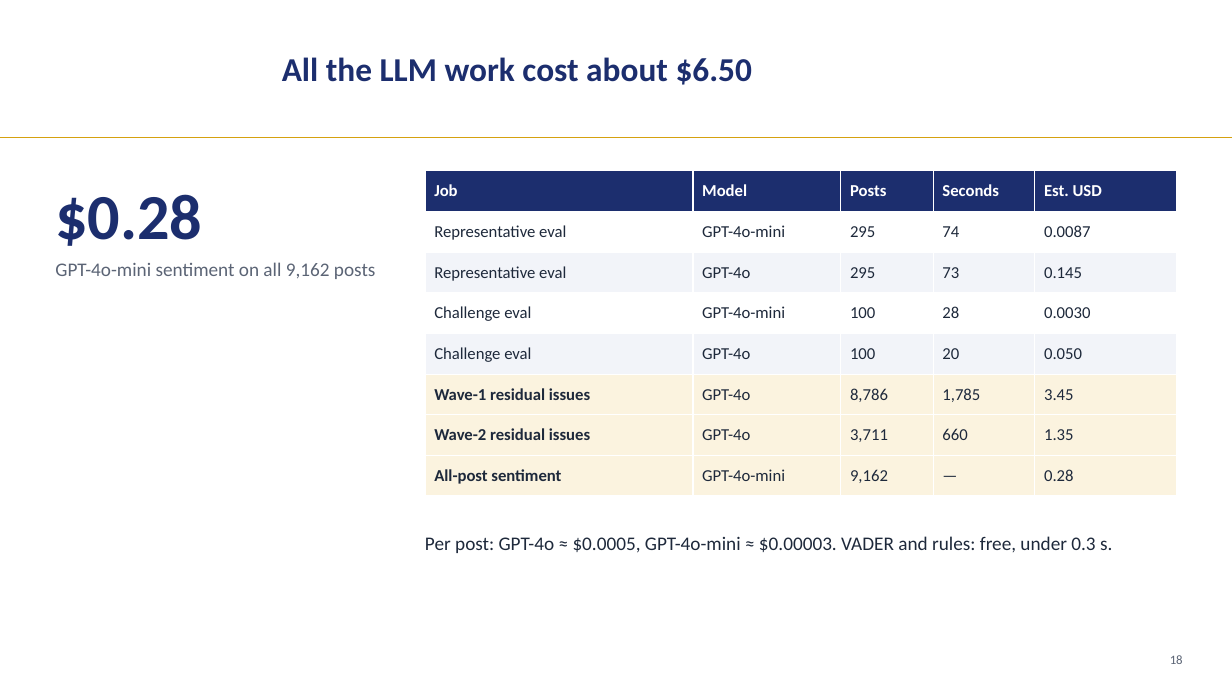
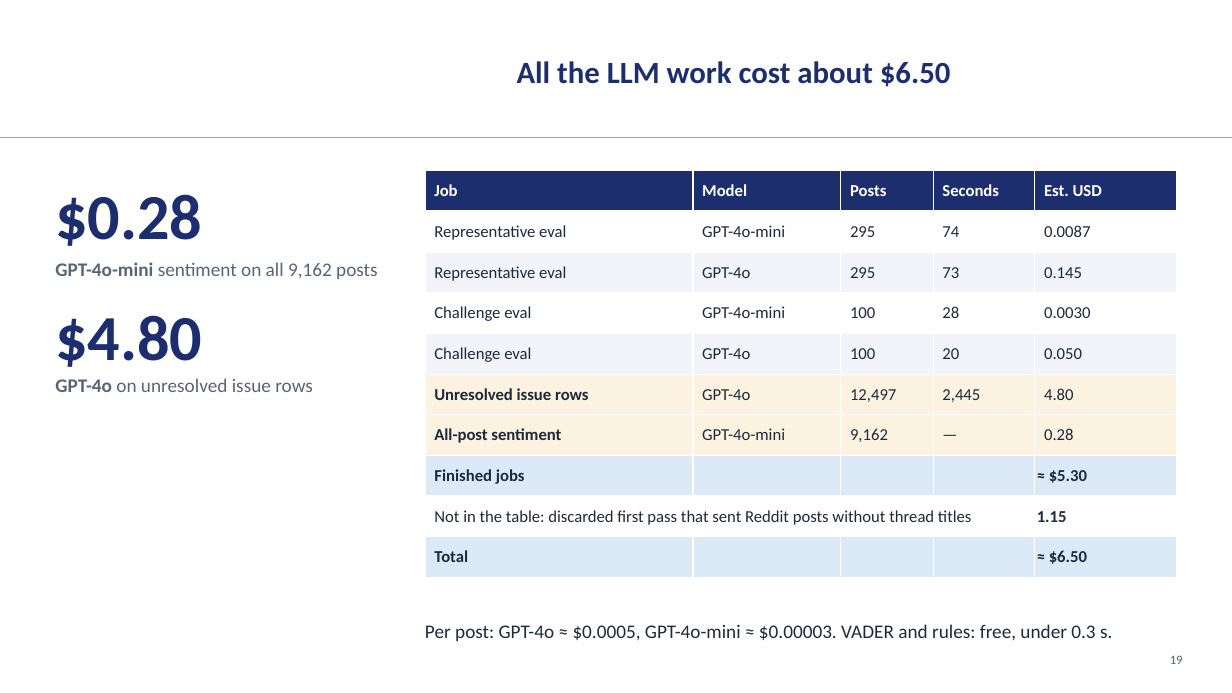
Before and after one commit to LizLicense/Public-Sentiment-Analysis-LLM-powered-Issue-Extraction, a slide deck: slide 19 of presentation/capstone_walkthrough.pptx (slide 18 before the commit). Drawn at 1232x693 pixels with LibreOffice and Linux fonts; fonts in the diff are those of the drawing; background and template pictures are left out. Boxes give left, top, right and bottom in pixels: in the first picture for what was removed or moved away, otherwise in the second. Text is boxed around its words. In the diff, an @@ line names an element or a change of style, - is before the commit and + after.

```diff
--- a/presentation/capstone_walkthrough.pptx
+++ b/presentation/capstone_walkthrough.pptx
@@ text "All the LLM work cost ...": place and size @@
-text "All the LLM work cost ..." at [282, 57, 753, 85]
+text "All the LLM work cost ..." at [517, 61, 951, 87]
@@ text "All the LLM work cost ..." at [517, 61, 951, 87]: size 26 to 24 pt; line spacing 1 to 0.95; less space between paragraphs @@
@@ table at [425, 171, 1177, 578] @@
-row 6: Wave-1 residual issues | GPT-4o | 8,786 | 1,785 | 3.45
-row 7: Wave-2 residual issues | GPT-4o | 3,711 | 660 | 1.35
+row 6: Unresolved issue rows | GPT-4o | 12,497 | 2,445 | 4.80
+row 8: Finished jobs |  |  |  | ≈ $5.30
+row 9: Not in the table: discarded first pass that sent Reddit posts without thread titles |  |  |  | 1.15
+row 10: Total |  |  |  | ≈ $6.50
@@ text "GPT-4o-mini sentiment on all 9,162 ..." at [55, 262, 378, 279]: bold on in "GPT-4o-mini" @@
@@ text added at [55, 315, 202, 367], 50 pt, text #1C2E6E, bold @@
+$4.80
@@ text added at [55, 378, 313, 392], 15 pt, text #5B6475 @@
+GPT-4o on unresolved issue rows
@@ text "Per post: GPT-4o ≈ $0.0005, ...": place and size @@
-text "Per post: GPT-4o ≈ $0.0005, ..." at [425, 536, 1112, 553]
+text "Per post: GPT-4o ≈ $0.0005, ..." at [425, 624, 1112, 641]
@@ text at [1170, 655, 1183, 664]: text changed @@
-18
+19
```
Also in this commit, not shown: 32 other slides changed, 3 slides added, 17 other files.
